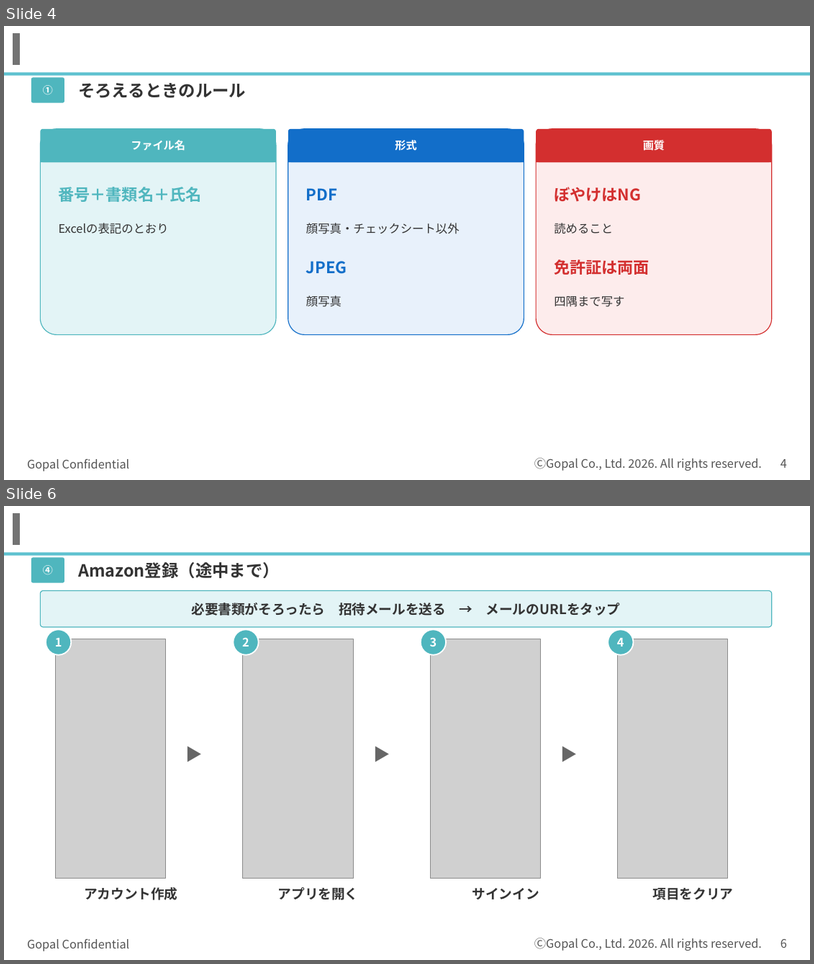
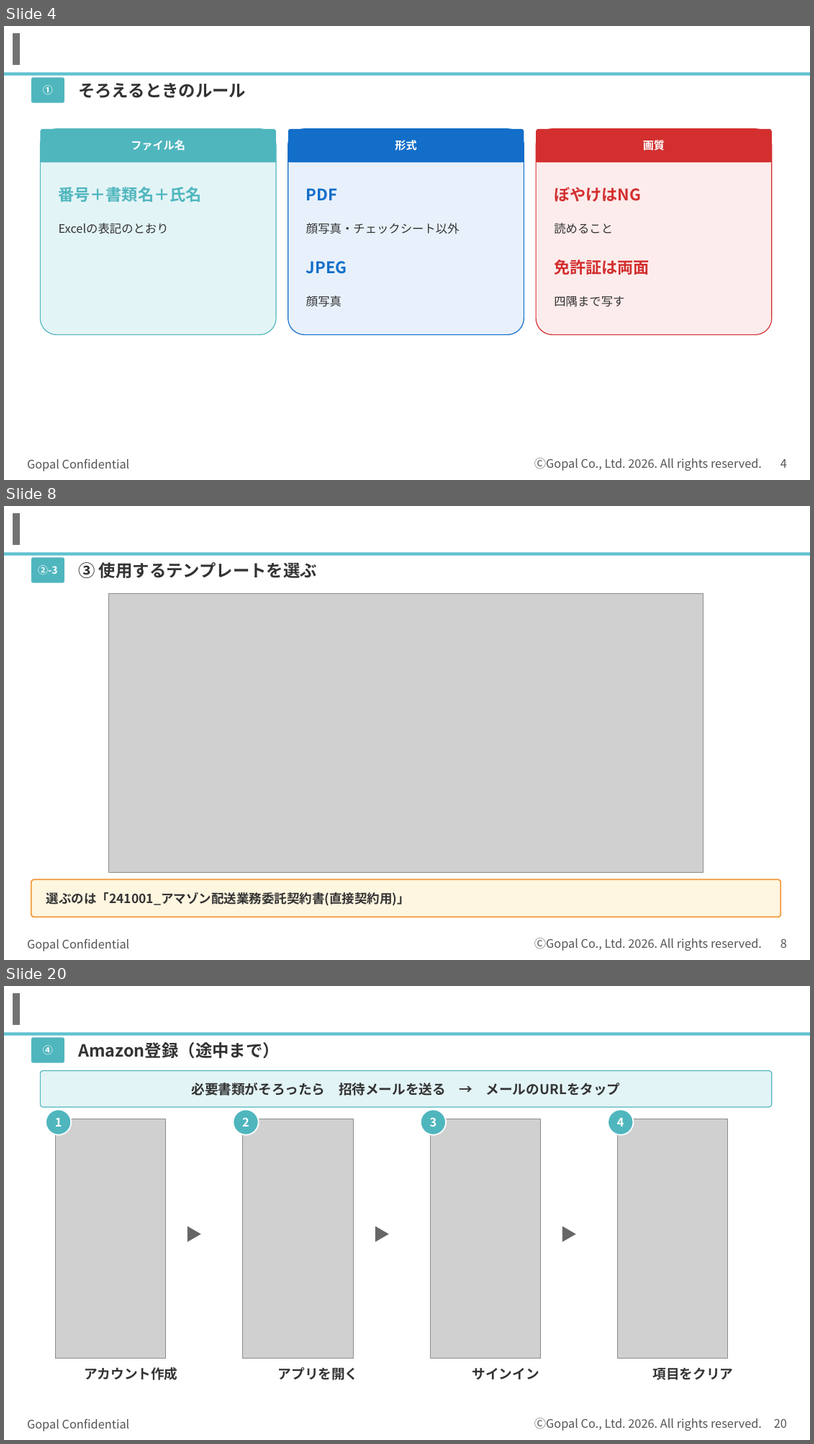
Before and after one commit to kagayugopal-eng/tamu, a slide deck: out/登録の流れ_書類準備まで.pptx. Shown one above the other, each under a label of ours: slides 4 and 6 before the commit, slides 4, 8 and 20 after it; the slides between them are not shown. The pictures are 814x964 and 814x1444 pixels, drawn with LibreOffice and Linux fonts; fonts in the diff are those of the drawing; grey boxes stand for pictures; background and template pictures are left out. Boxes give left, top, right and bottom in pixels: in the first picture for what was removed or moved away, otherwise in the second. Text is boxed around its words. In the diff, an @@ line names an element or a change of style, - is before the commit and + after.

```diff
--- a/out/登録の流れ_書類準備まで.pptx
+++ b/out/登録の流れ_書類準備まで.pptx
@@ slide 8 added at [4,506,810,960], background #FFFFFF; not listed: 5 template elements that a slide beside it also shows @@
@@ rounded rectangle added at [31,557,64,583], fill #4FB6BE @@
@@ text added at [38,565,57,574], 12 pt, text #FFFFFF, bold @@
+②-3
@@ text added at [78,562,317,578], 20 pt, text #333333, bold @@
+③ 使用するテンプレートを選ぶ
@@ picture added at [108,594,703,872] @@
@@ rounded rectangle added at [31,879,782,917], fill #FFF6E0, outline #F29A3C 1.5 pt @@
@@ text added at [46,892,410,906], 15 pt, text #333333, bold @@
+選ぶのは「241001_アマゾン配送業務委託契約書(直接契約用)」
@@ what was slide 6 is now slide 20 @@
@@ page number at [774,1419,787,1427]: text changed @@
-6
+20
```
Also in this commit, not shown: 1 slide changed, 13 other slides added.
